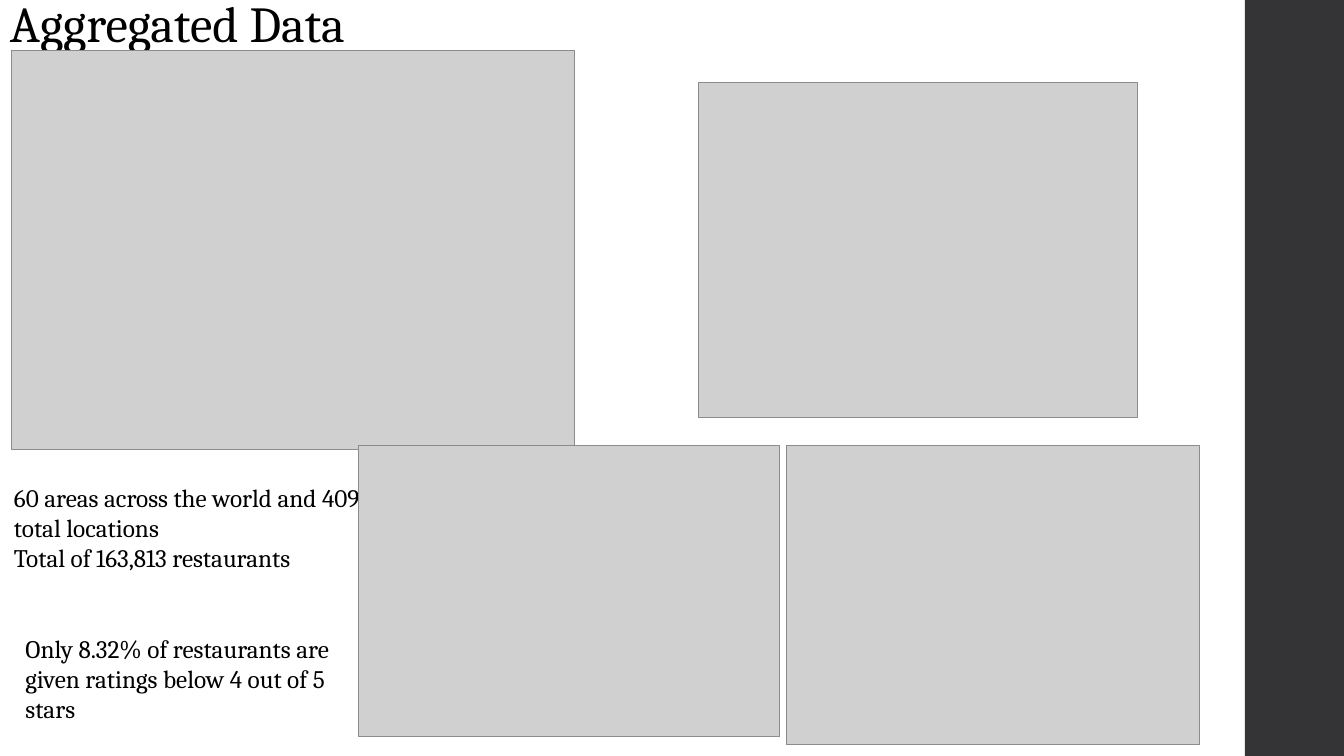
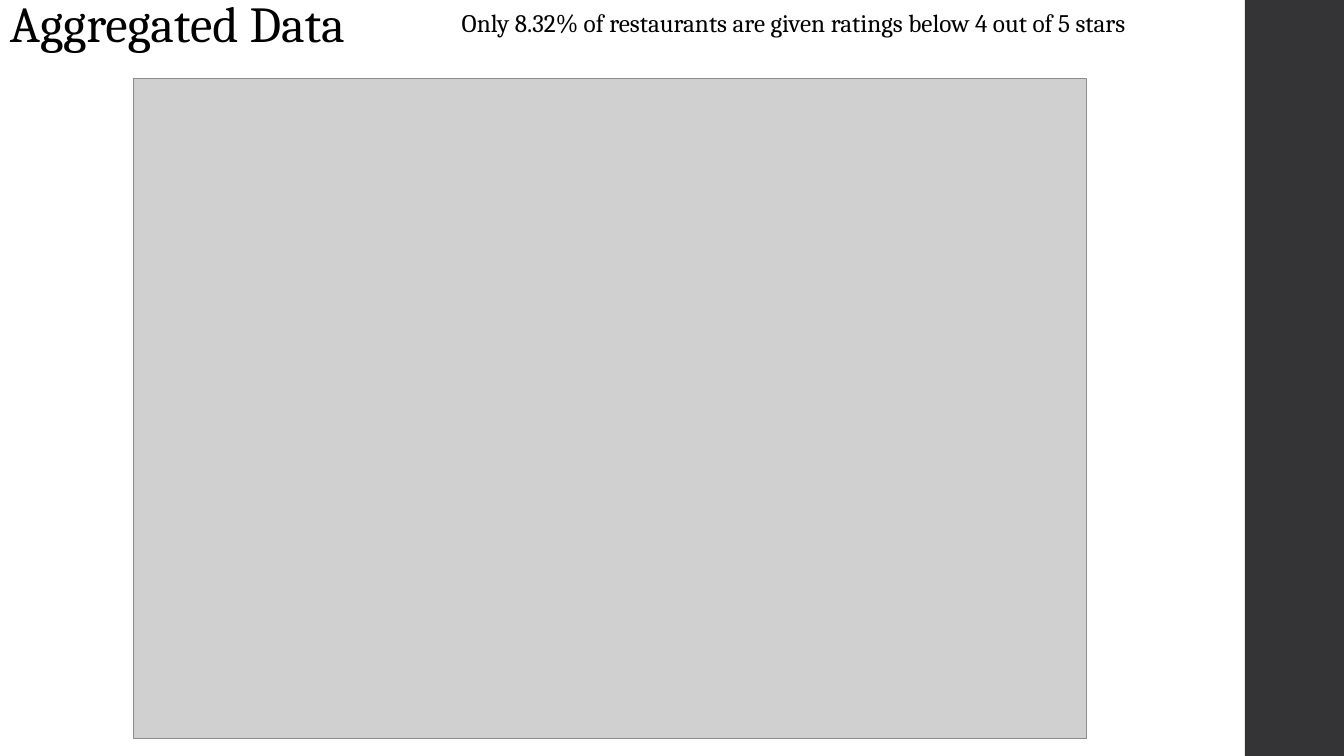
Before and after one commit to MichaelEmmert/OpenTable, a slide deck: slide 4 of opentable.pptm (slide 3 before the commit). Drawn at 1344x756 pixels with LibreOffice and Linux fonts; fonts in the diff are those of the drawing; grey boxes stand for pictures. Boxes give left, top, right and bottom in pixels: in the first picture for what was removed or moved away, otherwise in the second. Text is boxed around its words. In the diff, an @@ line names an element or a change of style, - is before the commit and + after.

```diff
--- a/opentable.pptm
+++ b/opentable.pptm
@@ text "Only 8.32% of restaurants are ..." rewrapped from box(25, 640, 329, 719) to box(462, 14, 1126, 38) @@
@@ picture removed at box(11, 50, 574, 450) @@
@@ picture: place and size @@
-picture at box(359, 446, 780, 738)
+picture at box(134, 79, 1087, 739)
@@ picture removed at box(699, 83, 1137, 417) @@
@@ picture removed at box(786, 446, 1200, 745) @@
@@ text removed at box(14, 484, 371, 571) @@
-60 areas across the world and 4095 total locations
-Total of 163,813 restaurants
```
Also in this commit, not shown: 3 other slides changed, 10 slides added, 2 slides removed, 4 other files.
